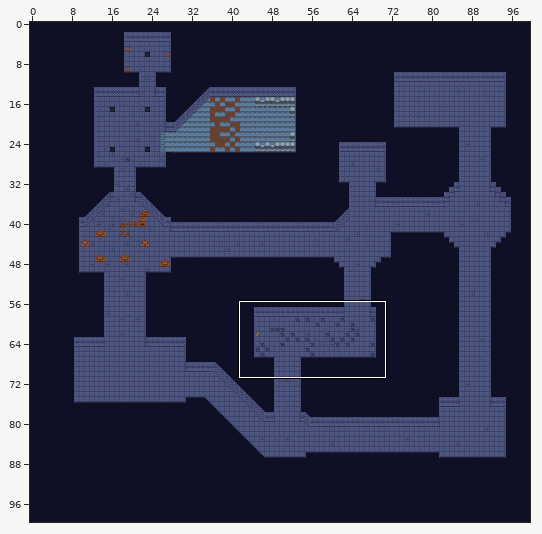
A Tiled map gets an edit: 2DGame/resources/map.tmx. Above, an overview of the earlier version with the close-up marked.
Close-up. The starting point:
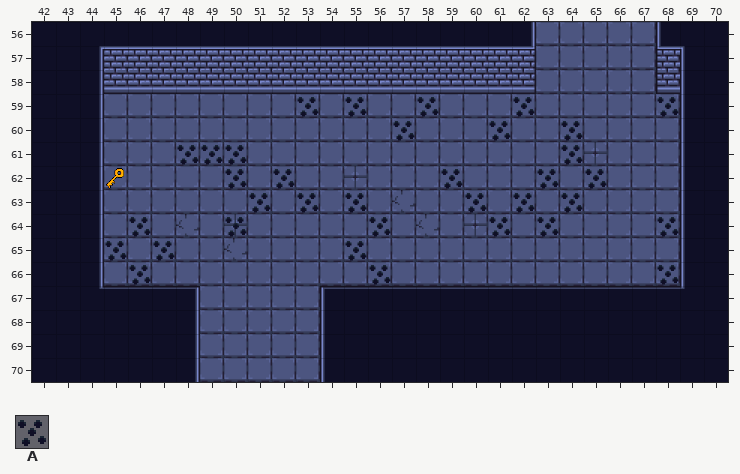
Cells are 32x32 px. Shown: x 42..70, y 56..70. The commit also changed other parts of the map, which this record leaves out.
Key: from "Dungeon": A 691.
_ is an empty cell.
Layers that did not change in this view are not listed.
Layer "traps" before, first column x 42:
56 _____________________________
57 _____________________________
58 _____________________________
59 ___________A_A__A___A_____A__
60 _______________A___A__A______
61 ______AAA_____________A______
62 ________A_A______A___A_A_____
63 _________A_A_A____A_A_A______
64 ____A___A_____A____A_A____A__
65 ___A_A_______A_______________
66 ____A_________A___________A__
67 _____________________________
68 _____________________________
69 _____________________________
70 _____________________________
The same view after the edit:
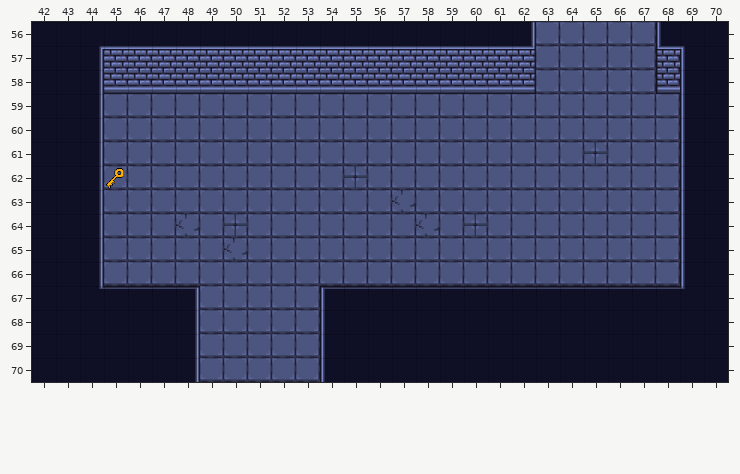
Commit: Remove traps from map
Changes in this commit:
Layer "traps" (removed):
Tile A is gone in row 59 at x 53, 55, 58, 62 and 68; in row 60 at x 57, 61 and 64; in row 61 at x 48 to 50 and 64; in row 62 at x 50, 52, 59, 63 and 65; in row 63 at x 51, 53, 55, 60, 62 and 64; in row 64 at x 46, 50, 56, 61, 63 and 68.
Tile A is gone in row 65 at x 45, 47 and 55; in row 66 at x 46, 56 and 68.
